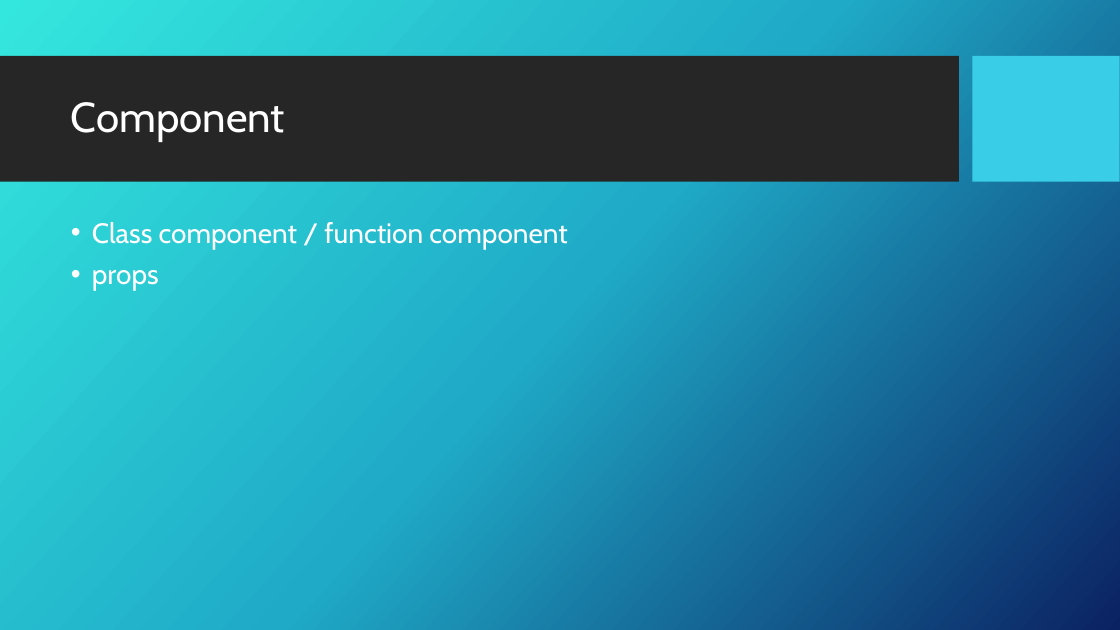
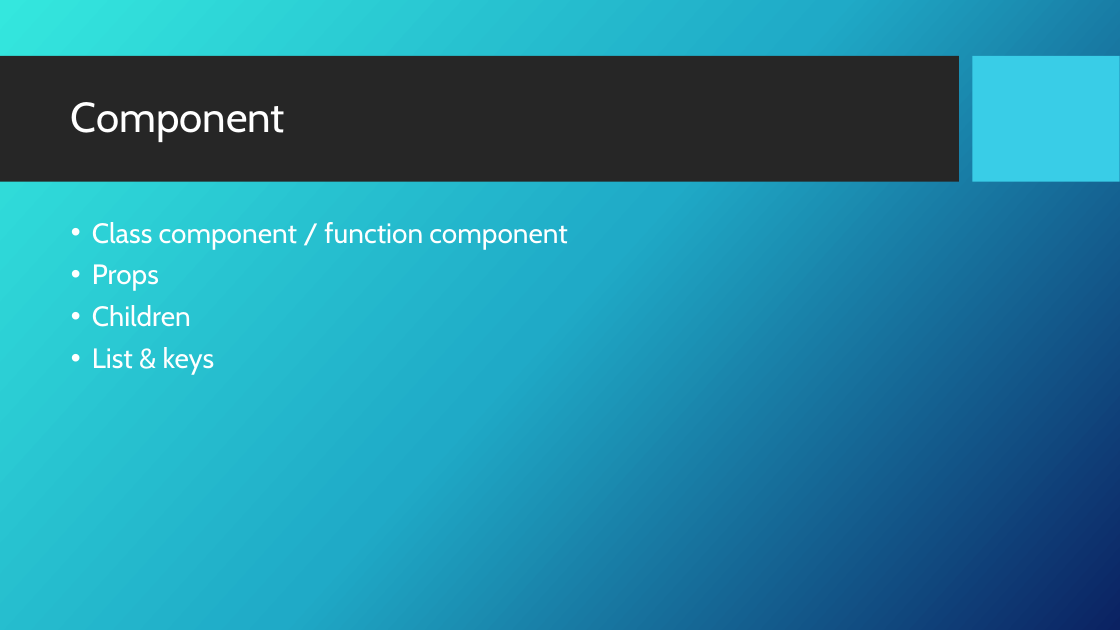
Before and after one commit to alirezaed/behssazan-react, a slide deck: slide 70 of JS_React_Training.pptx. Drawn at 1120x630 pixels with LibreOffice and Linux fonts; fonts in the diff are those of the drawing; background and template pictures are left out. Boxes give left, top, right and bottom in pixels: in the first picture for what was removed or moved away, otherwise in the second. Text is boxed around its words. In the diff, an @@ line names an element or a change of style, - is before the commit and + after.

```diff
--- a/JS_React_Training.pptx
+++ b/JS_React_Training.pptx
@@ text at bbox=[92, 264, 215, 375]: text changed @@
-• props
+• Props
+• Children
+• List & keys
```
Also in this commit, not shown: 2 other slides changed, 5 slides added, 5 other files.
